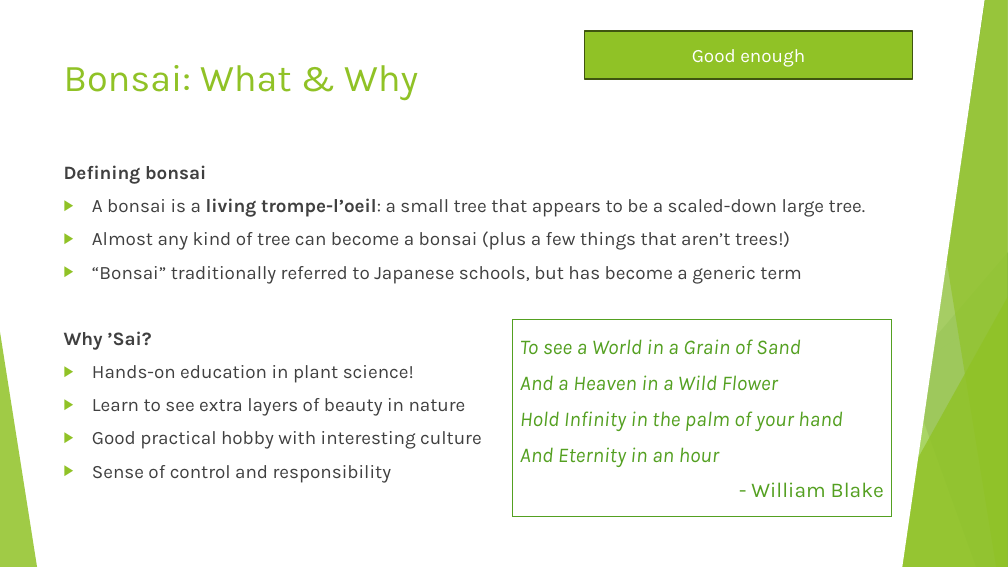
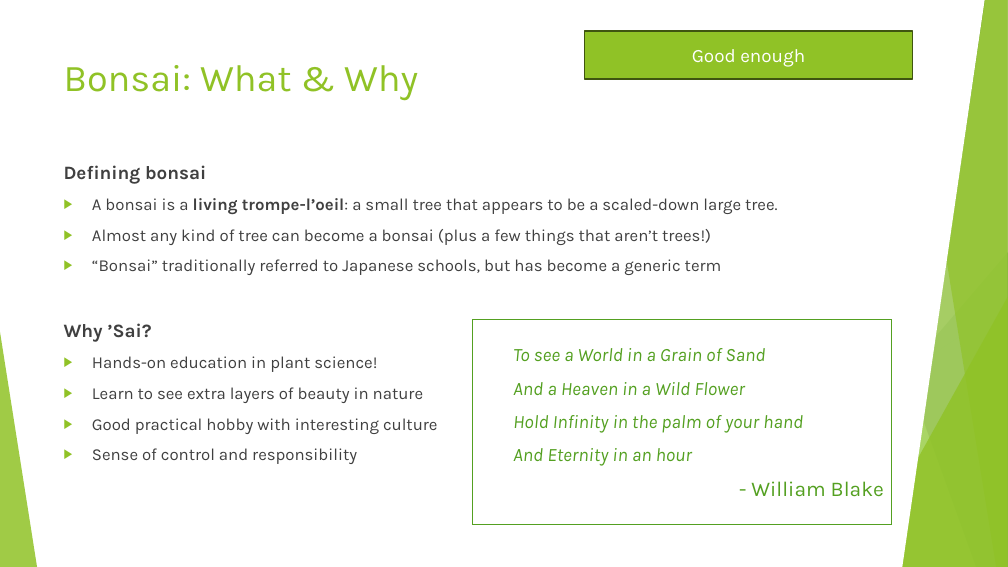
Before and after one commit to AlexLabram/Bonsai, a slide deck: slide 3 of Courseware/Bonsai On A Budget (running).pptx. Drawn at 1008x567 pixels with LibreOffice and Linux fonts; fonts in the diff are those of the drawing. Boxes give left, top, right and bottom in pixels: in the first picture for what was removed or moved away, otherwise in the second. Text is boxed around its words. In the diff, an @@ line names an element or a change of style, - is before the commit and + after.

Commit message:
Added "watering bonsai" slide to running deck Cross-updated event deck

```diff
--- a/Courseware/Bonsai On A Budget (running).pptx
+++ b/Courseware/Bonsai On A Budget (running).pptx
@@ text at (x1=92, y1=198, x2=778, y2=464): size 18 to 16 pt @@
@@ rectangle "To see a World in ..." resized from (x1=513, y1=319, x2=892, y2=516) to (x1=473, y1=319, x2=892, y2=525) @@
@@ text in rectangle at (x1=513, y1=348, x2=803, y2=466): size 20 to 18 pt in "To see a World in a Grain ...", "And a Heaven in a Wild Flower", "Hold Infinity in the palm of your ...", "And Eternity in an hour"; list level 1 to 2 in "To see a World in ..."; list level 1 to 2 in "And a Heaven in a ..."; list level 1 to 2 in "Hold Infinity in the palm ..."; list level 1 to 2 in "And Eternity in an hour" @@
```
Also in this commit, not shown: 1 other slide changed, 1 slide added, 1 other file.
